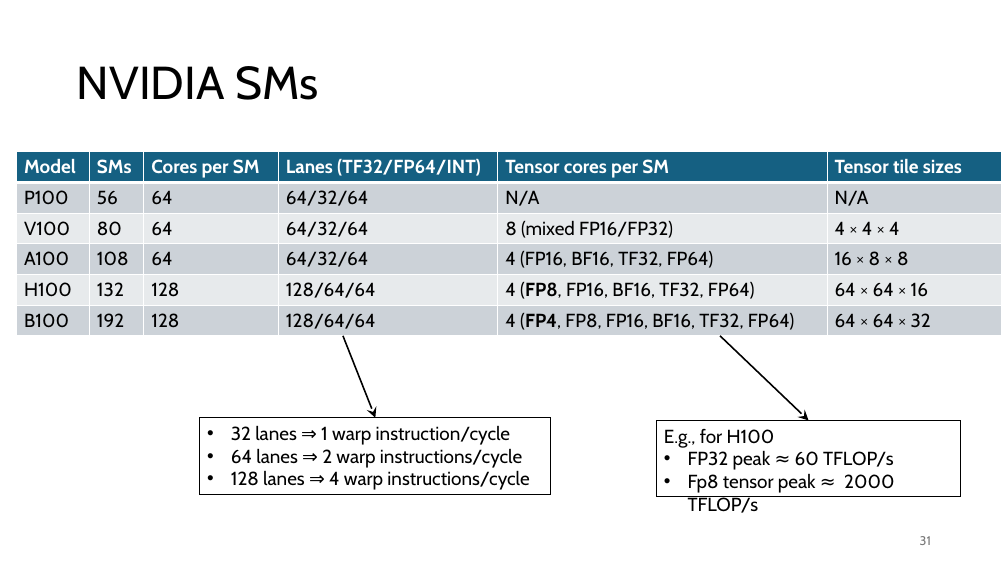
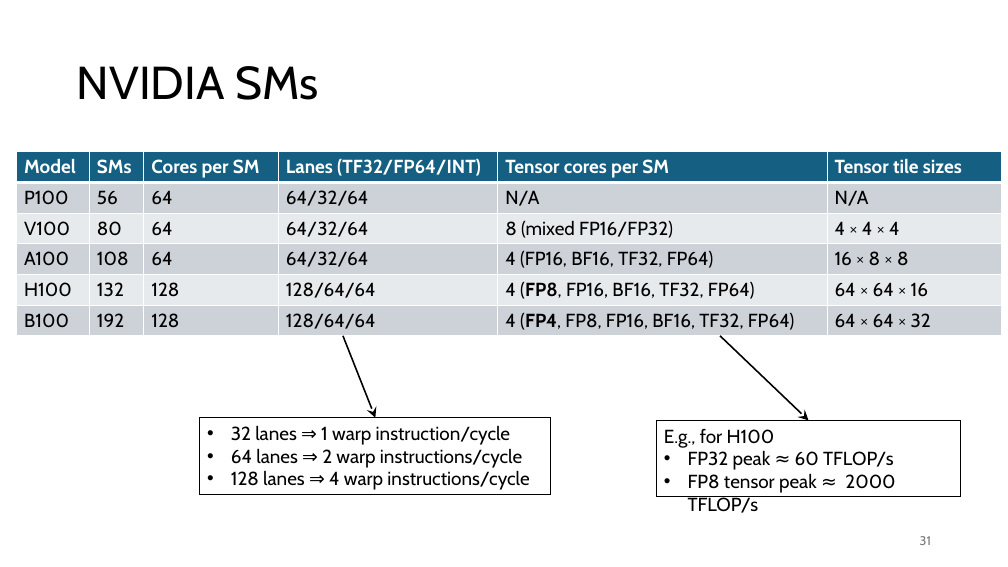
Before and after one commit to gjbex/Python-on-GPUs, a slide deck: slide 31 of python_on_gpus.pptx. Drawn at 1008x567 pixels with LibreOffice and Linux fonts; fonts in the diff are those of the drawing. Boxes give left, top, right and bottom in pixels: in the first picture for what was removed or moved away, otherwise in the second. Text is boxed around its words. In the diff, an @@ line names an element or a change of style, - is before the commit and + after.

Commit message:
Fix typo

```diff
--- a/python_on_gpus.pptx
+++ b/python_on_gpus.pptx
@@ text in rectangle at bbox=[688, 473, 895, 513]: text changed @@
-• Fp8 tensor peak ≈ 2000 TFLOP/s
+• FP8 tensor peak ≈ 2000 TFLOP/s
```
